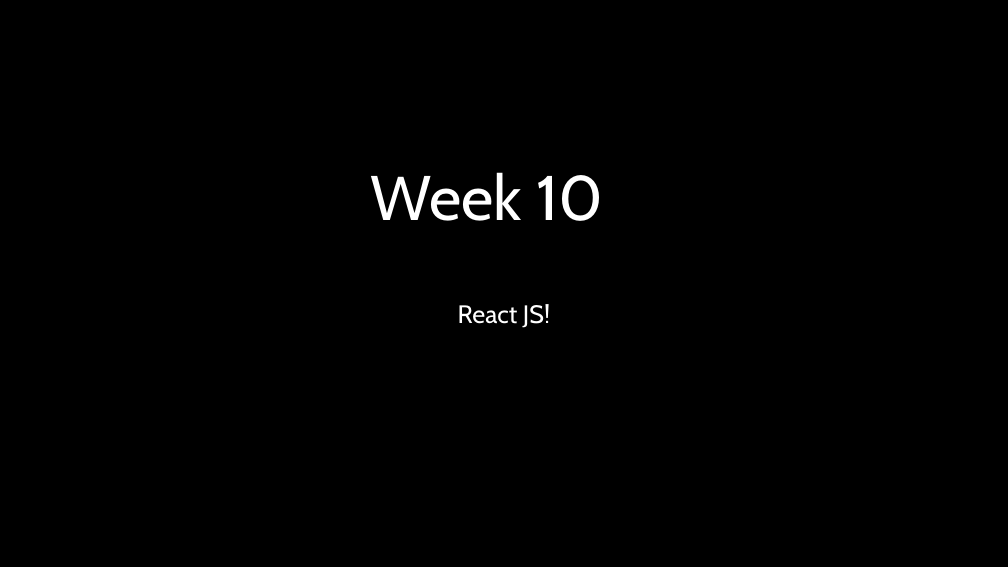
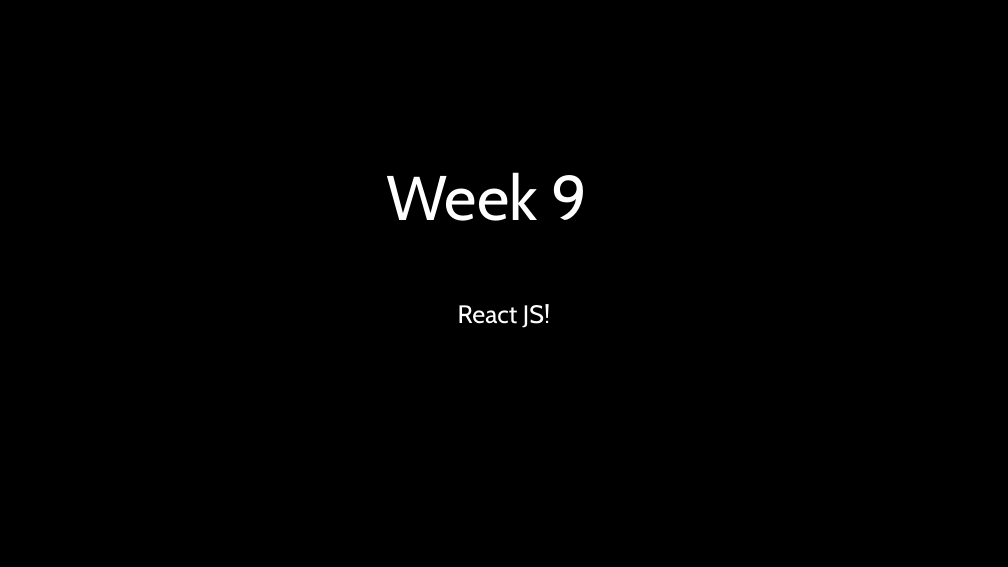
Before and after one commit to natiquekeyin/fall2024, a slide deck: slide 1 of JavaScript/Week10/Week10.pptx. Drawn at 1008x567 pixels with LibreOffice and Linux fonts; fonts in the diff are those of the drawing. Boxes give left, top, right and bottom in pixels: in the first picture for what was removed or moved away, otherwise in the second. Text is boxed around its words. In the diff, an @@ line names an element or a change of style, - is before the commit and + after.

```diff
--- a/JavaScript/Week10/Week10.pptx
+++ b/JavaScript/Week10/Week10.pptx
@@ title at (386,172,588,221): text changed @@
-Week 10
+Week 9
```
Also in this commit, not shown: 18 other files.
